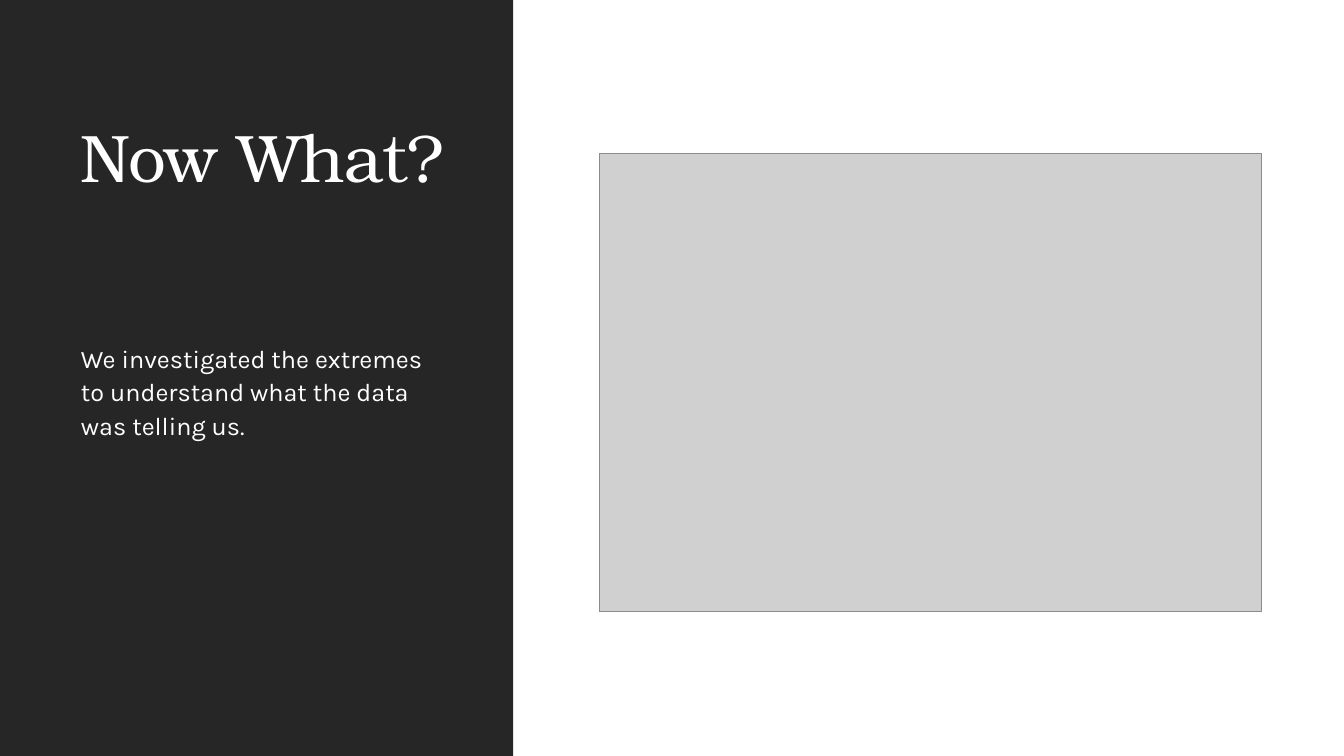
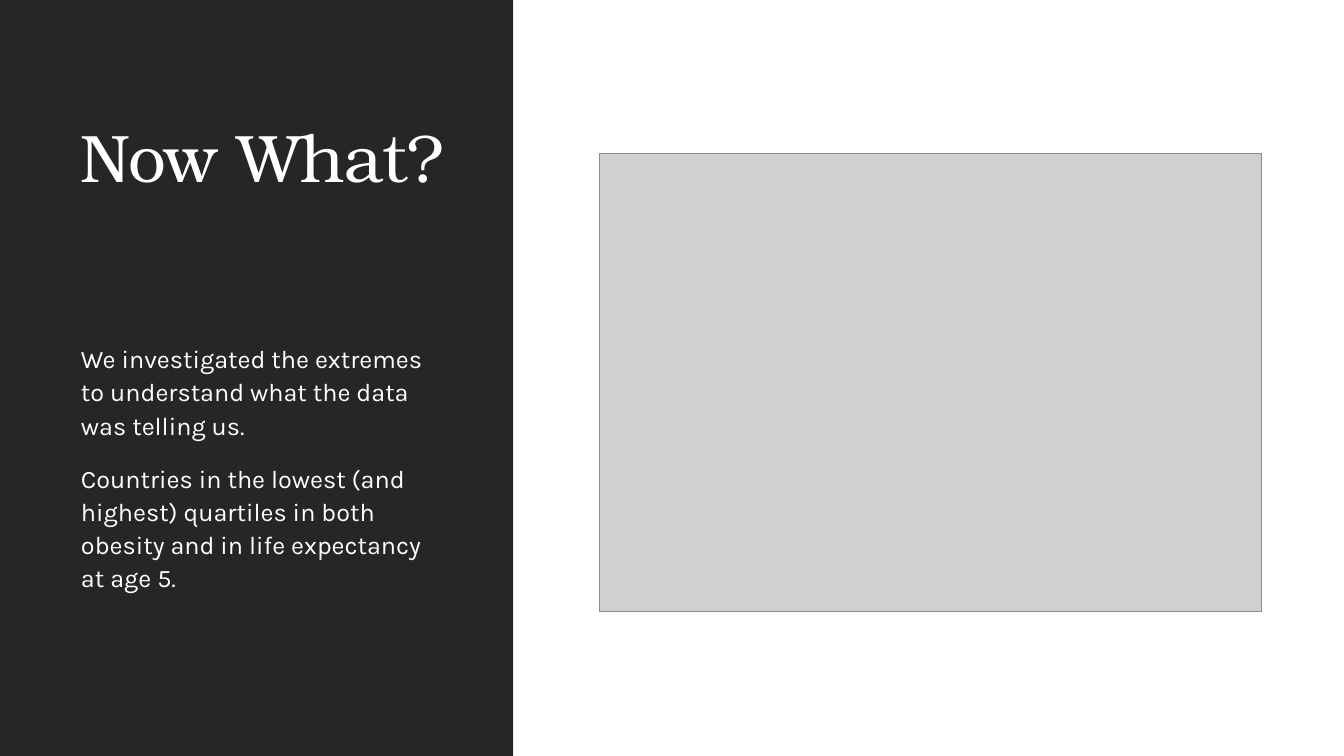
Before and after one commit to mdpickett2/pushnpull, a slide deck: slide 26 of Health and Socio-Economic Factors.pptx. Drawn at 1344x756 pixels with LibreOffice and Linux fonts; fonts in the diff are those of the drawing; grey boxes stand for pictures. Boxes give left, top, right and bottom in pixels: in the first picture for what was removed or moved away, otherwise in the second. Text is boxed around its words. In the diff, an @@ line names an element or a change of style, - is before the commit and + after.

```diff
--- a/Health and Socio-Economic Factors.pptx
+++ b/Health and Socio-Economic Factors.pptx
@@ text at (81, 470, 421, 593): paragraph added @@
+Countries in the lowest (and highest) quartiles in both obesity and in life expectancy at age 5.
```
Also in this commit, not shown: 14 other slides changed, 11 slides added, 11 slides removed, 3 other files.
